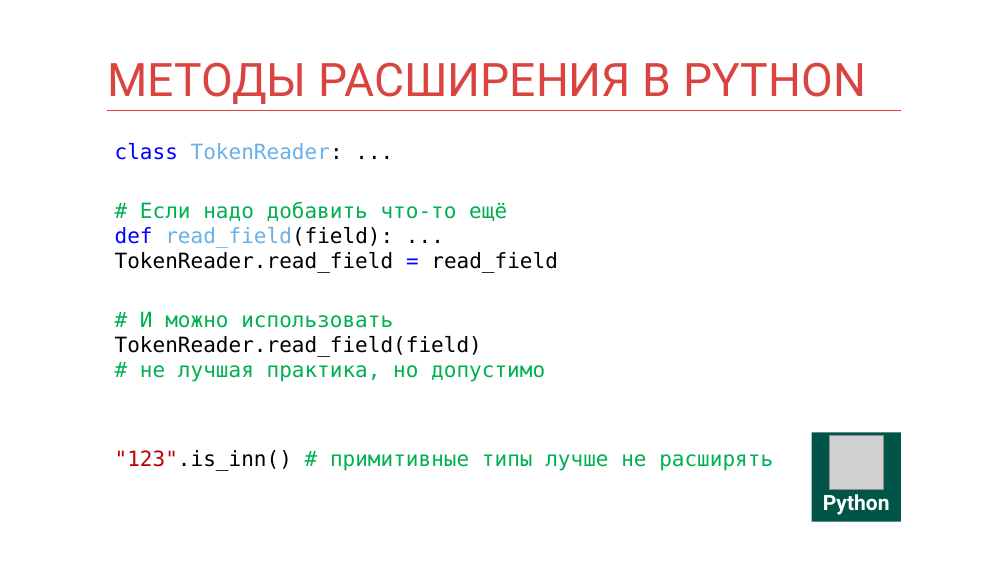
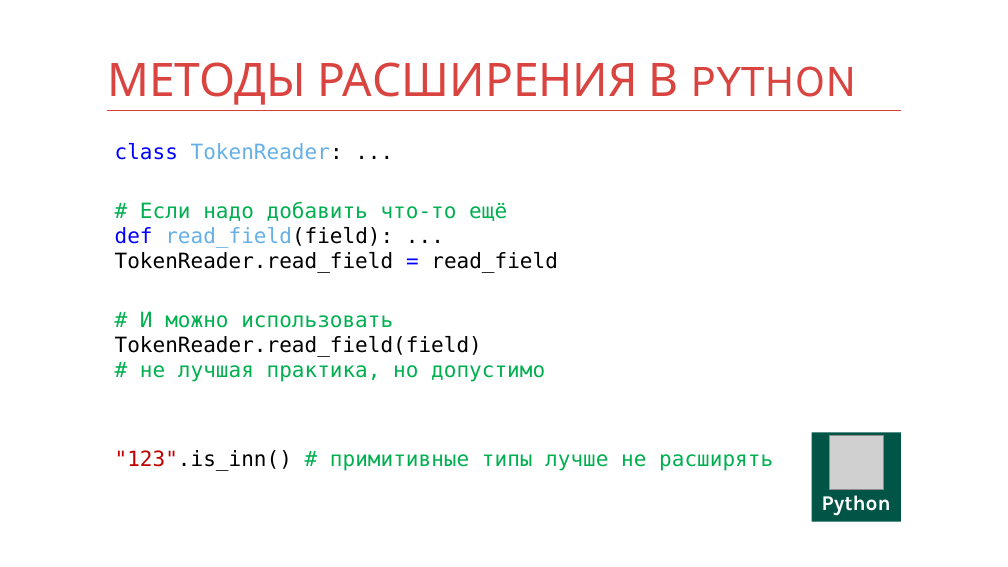
Before and after one commit to kontur-courses/clean-code, a slide deck: slide 30 of clean-code.pptx. Drawn at 1008x567 pixels with LibreOffice and Linux fonts; fonts in the diff are those of the drawing; grey boxes stand for pictures. Boxes give left, top, right and bottom in pixels: in the first picture for what was removed or moved away, otherwise in the second. Text is boxed around its words. In the diff, an @@ line names an element or a change of style, - is before the commit and + after.

```diff
--- a/clean-code.pptx
+++ b/clean-code.pptx
@@ title "МЕТОДЫ РАСШИРЕНИЯ В PYTHON" at (107,62,856,105): font Roboto to Karla @@
@@ text "class TokenReader: ..." at (115,143,773,471): text colour #69B0E7 to #66B0E8 in "TokenReader:", "read_field(field):"; less space between paragraphs @@
@@ rectangle "Python" at (812,433,901,522): font Roboto to Karla; fill #005548 to #005547 @@
```
Also in this commit, not shown: 75 other slides changed, 7 slides added, 3 other files.
